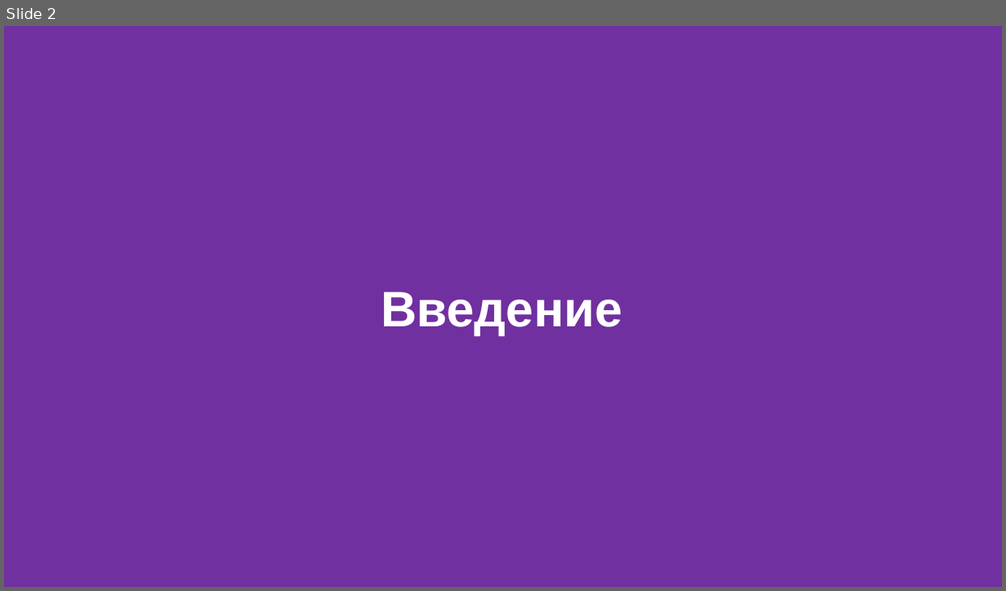
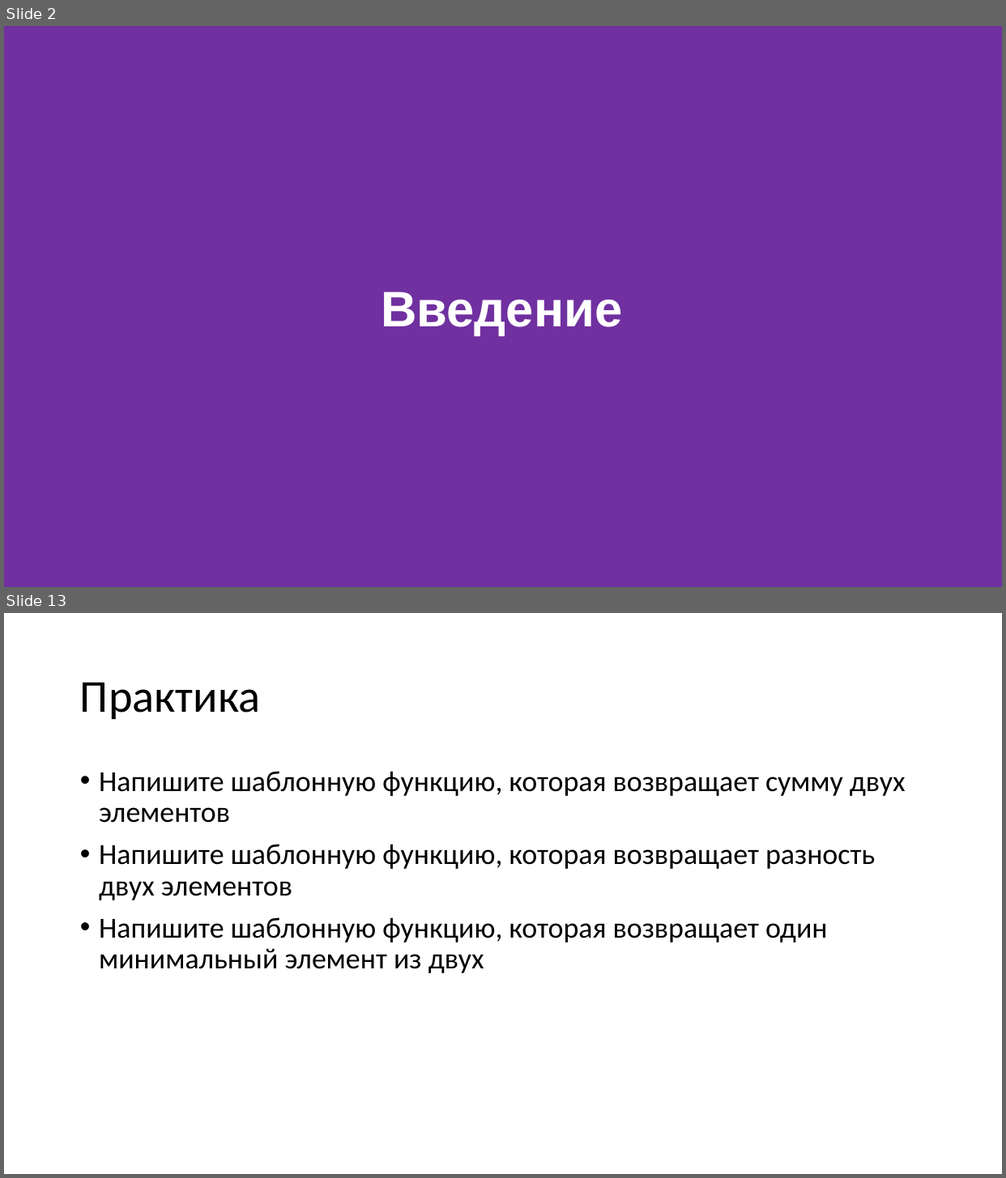
Before and after one commit to FloyzenCode/cpp-lectures, a slide deck: lecture6/lecture6.pptx. Shown one above the other, each under a label of ours: slide 2 before the commit, slides 2 and 13 after it; the slides between them are not shown. The pictures are 1006x591 and 1006x1178 pixels, drawn with LibreOffice and Linux fonts; fonts in the diff are those of the drawing. Boxes give left, top, right and bottom in pixels: in the first picture for what was removed or moved away, otherwise in the second. Text is boxed around its words. In the diff, an @@ line names an element or a change of style, - is before the commit and + after.

```diff
--- a/lecture6/lecture6.pptx
+++ b/lecture6/lecture6.pptx
@@ slide 13 added at <box>4,613,1002,1174</box>, background #FFFFFF @@
@@ title added at <box>80,682,261,719</box>, 44 pt, text #000000 @@
+Практика
@@ text added at <box>99,771,906,973</box>, 28 pt, text #000000 @@
+• Напишите шаблонную функцию, которая возвращает сумму двух элементов
+• Напишите шаблонную функцию, которая возвращает разность двух элементов
+• Напишите шаблонную функцию, которая возвращает один минимальный элемент из двух
```
Also in this commit, not shown: 42 other slides added, 17 other files.
